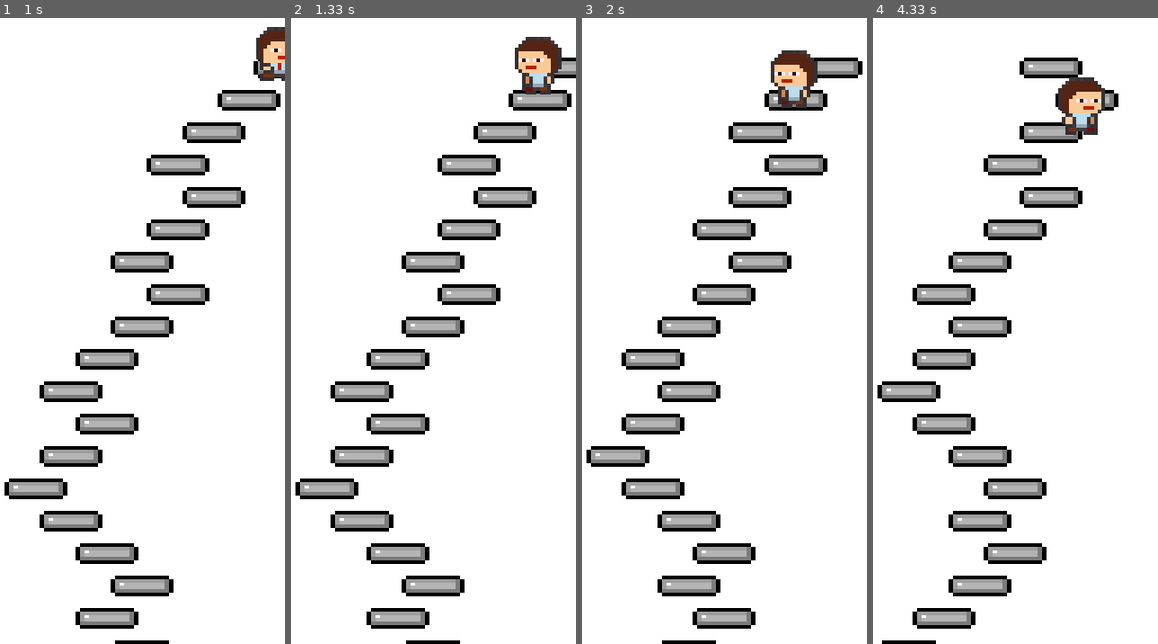
Above: before the commit, frames 1-4 (left to right).
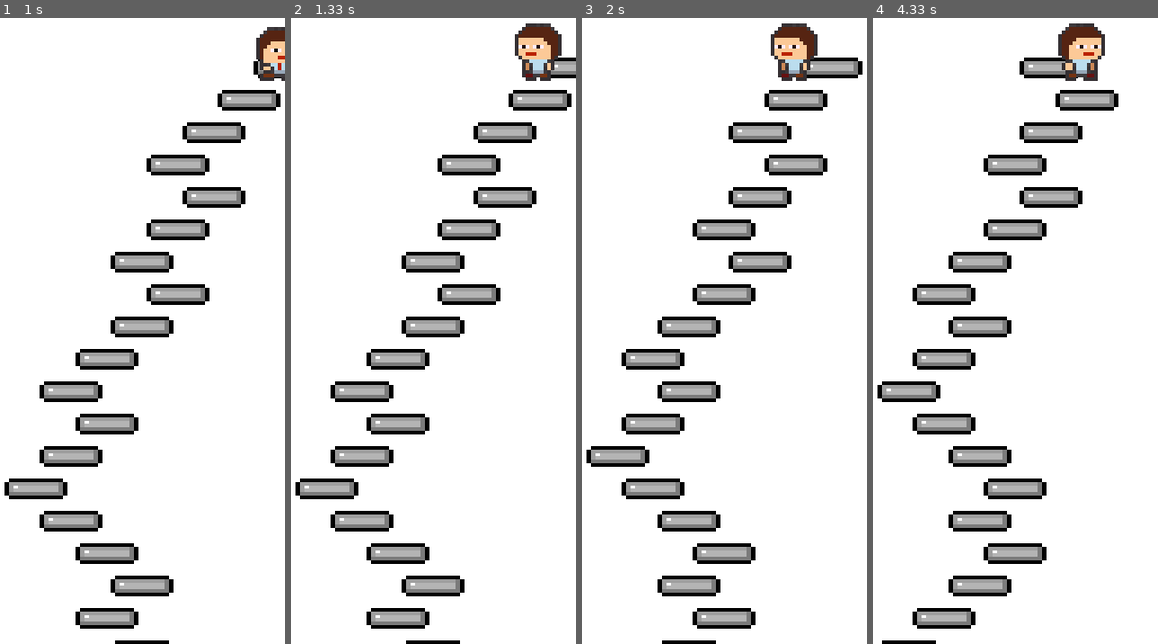
Above: after the commit, the same moments.

Repository: Junction-X-2021/depy-the-dev-pygame
Game: pygame game, started from main.py
The game is run twice, just before and just after one commit, with the same random seed, the same clock (stepped at 60 frames per second) and the same inputs.
Inputs:
- Up to frame 1 (1 s): tap Enter at 0.33 s; hold Right from 0.67 s (still down)
- Up to frame 2 (1.33 s): release Right at 1.13 s; hold Left from 1.17 s (still down)
- Up to frame 3 (2 s): release Left at 1.85 s; hold Left from 1.88 s (still down)
- Up to frame 4 (4.33 s): release Left at 2.57 s; hold Left 3.33-4.03 s; hold Right from 4.07 s (still down)

Frame 1 is identical in both runs. In frame 2, 1.3% of the frame differs, in the area x 78-95%, y 0-13%; in frame 3, 1.8%; in frame 4, 2.4%, in the area x 64-82%, y 0-19%.

Commit message:
주석 깔끔하게 수정

Diff:
--- a/main.py
+++ b/main.py
@@ -1,15 +1,15 @@
-import sys
 import pygame
 import tkinter as tk
 
 from mainmenu import draw_menu
 from singleplay import single_player_game
 
-#해상도 설정
+# 해상도 설정
 root = tk.Tk()
 
 RES_Y = root.winfo_screenheight()
 RES_X = round(RES_Y * 0.44)
+
 
 def init_game():
     pygame.init()
--- a/player.py
+++ b/player.py
@@ -14,14 +14,12 @@
         self.player_image = pygame.image.load(f"assets/Walk{random.randint(1, 5)}.png")
         self.player_image = pygame.transform.scale(self.player_image, (64, 64))
         self.x += 1
-        self.y += 1
 
     def move_to_left(self):
         self.player_image = pygame.image.load(f"assets/Walk{random.randint(1, 5)}.png")
         self.player_image = pygame.transform.flip(self.player_image, True, False)
         self.player_image = pygame.transform.scale(self.player_image, (64, 64))
         self.x -= 1
-        self.y += 1
 
     def draw(self, screen, res_x, res_y):
         screen.blit(self.player_image, [self.x * res_x*0.125 + res_x*0.0125, self.y * res_y*0.0208 + res_y*0.042])
--- a/singleplay.py
+++ b/singleplay.py
@@ -44,11 +44,11 @@
     if key_event.type == pygame.KEYDOWN and len(block_list) > 1:
         if key_event.key == pygame.K_LEFT and block_list[1][0] == player.x - 1:
             player.move_to_left()
-            #if 마지막 블럭 위치가 바닥 높이가 아니라면
+            # if 마지막 블럭 위치가 바닥 높이가 아니라면
             block_list = del_block(block_list)
         elif key_event.key == pygame.K_RIGHT and block_list[1][0] == player.x + 1:
             player.move_to_right()
-            #if 마지막 블럭 위치가 바닥 높이가 아니라면
+            # if 마지막 블럭 위치가 바닥 높이가 아니라면
             block_list = del_block(block_list)
     player.draw(screen, res_x, res_y)
     if player.y == 30*current_stage - 1:
